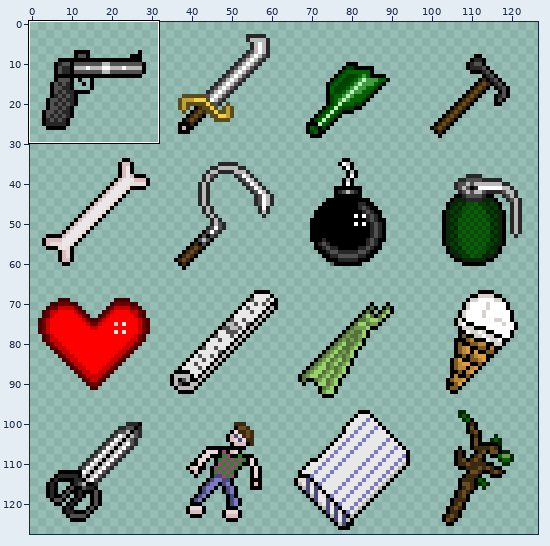
Sprite sheet, stored at resources/Weapons_ThyLordRoot.png. The first picture is a wide view before the edit; the outline marks the close-up.
Close-up. Earlier state:
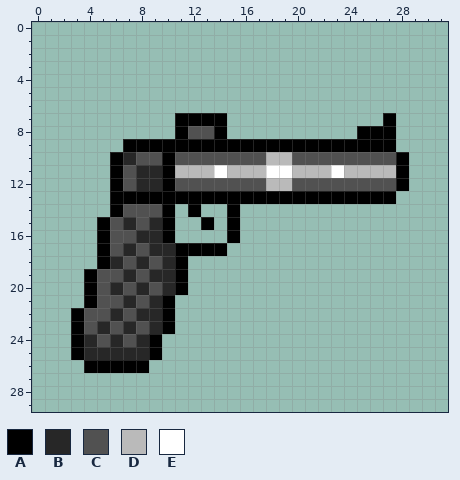
The file is 128x128 pixels. Colours within 5 levels of each other are drawn and written as one. Shown: x 0..31, y 0..29. The wide view leaves out empty margins.
Palette (. is transparent): A #000000  B #272727  C #515151  D #bababa  E #ffffff
Pixels before, first column x 3:
 7 ........AAAA............A.
 8 ........ACCA..........AAA.
 9 ....AAAAAAAAAAAAAAAAAAAAA.
10 ...ABCCACCCCCCCDDCCCCCCCCA
11 ...ACBBADDDEDDDEEDDDEDDDDA
12 ...ACBBACCCCCCCDDCCCCCCCCA
13 ...AAAAAAAAAAAAAAAAAAAAAA.
14 ...ACCCA.A..A.............
15 ..ACBCBA..A.A.............
16 ..ACCBBA....A.............
17 ..ACBCBBAAAA..............
18 ..ABCBCBA.................
19 .ACCBCBBA.................
20 .ACBCBCBA.................
21 .ACCBCBA..................
22 ACCBCBBA..................
23 ACBCBCBA..................
24 ABCBCBA...................
25 ABBBBBA...................
26 .AAAAA....................
New version:
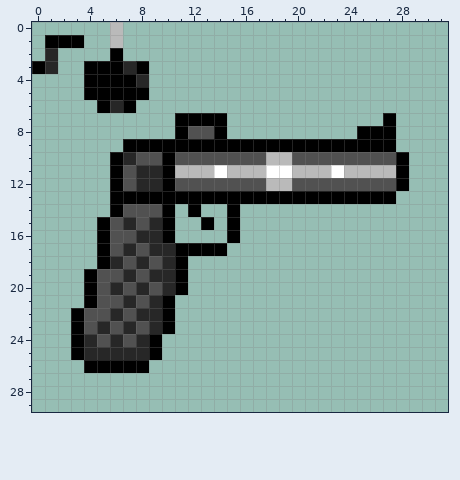
From old to new:
{"y":0,"x":6,"old":".","new":"D"}
{"y":1,"x":1,"old":"...","new":"AAA"}
{"y":1,"x":6,"old":".","new":"D"}
{"y":2,"x":1,"old":".","new":"B"}
{"y":2,"x":6,"old":".","new":"A"}
{"y":3,"x":0,"old":"..","new":"AB"}
{"y":3,"x":4,"old":".....","new":"AAABA"}
{"y":4,"x":4,"old":".....","new":"AAAAB"}
{"y":5,"x":4,"old":".....","new":"AAAAA"}
{"y":6,"x":5,"old":"...","new":"ABA"}
{"label":"added","picture_box":[32,22,149,113]}
